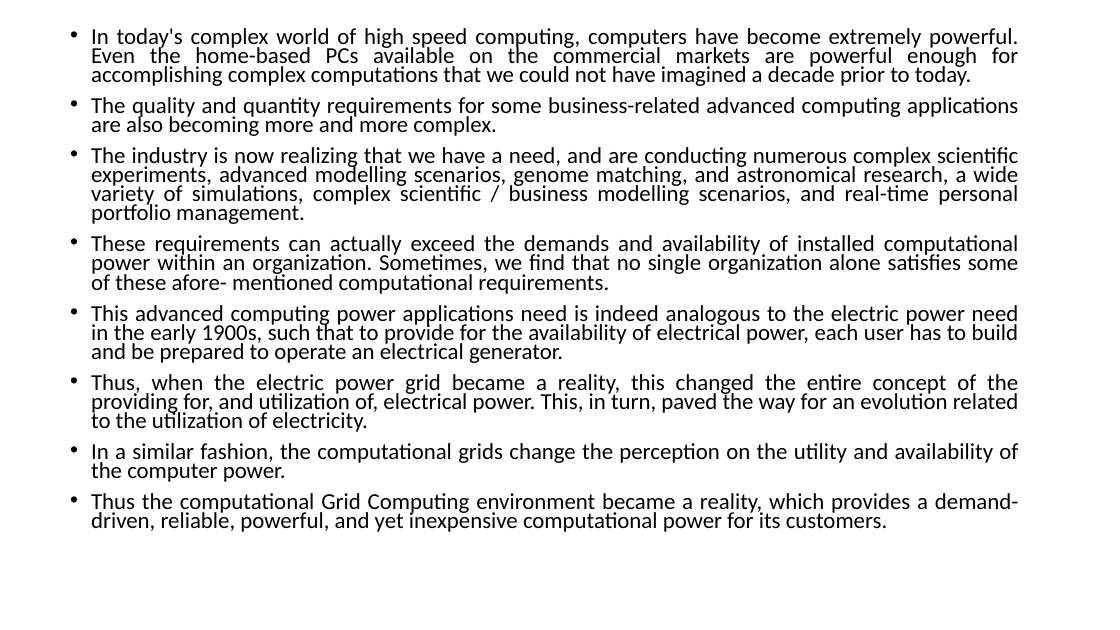
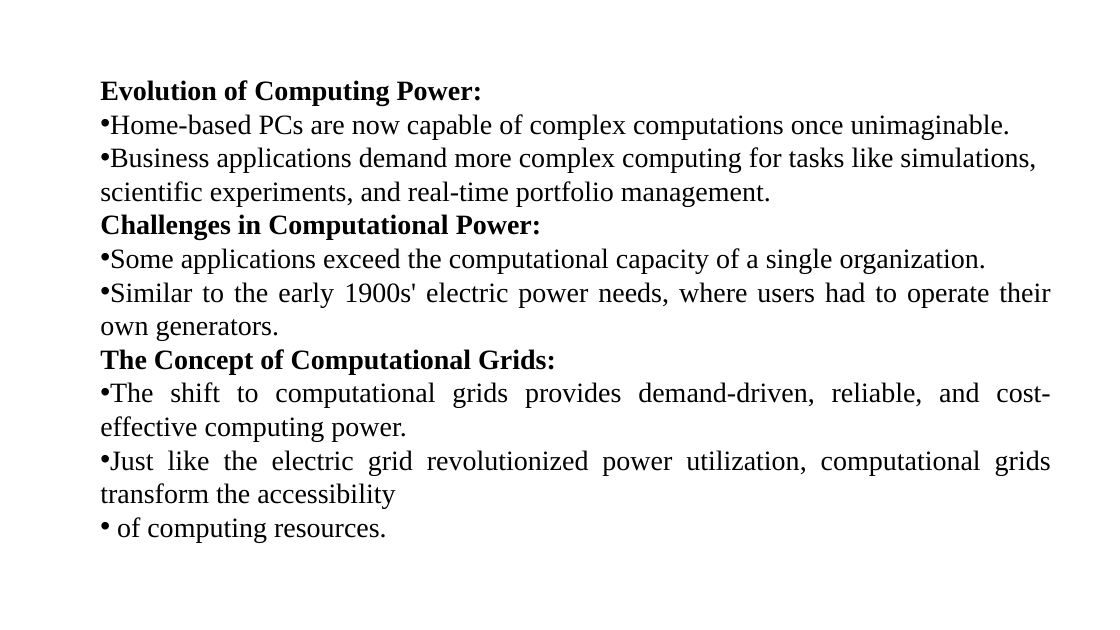
Before and after one commit to CSE-2026/4th-year-sem-2, a slide deck: slide 7 of HPC/UNIT1-PPT.pptx (slide 8 before the commit). Drawn at 1120x630 pixels with LibreOffice and Linux fonts; fonts in the diff are those of the drawing. Boxes give left, top, right and bottom in pixels: in the first picture for what was removed or moved away, otherwise in the second. Text is boxed around its words. In the diff, an @@ line names an element or a change of style, - is before the commit and + after.

```diff
--- a/HPC/UNIT1-PPT.pptx
+++ b/HPC/UNIT1-PPT.pptx
@@ text "Evolution of Computing Power:" at box(100, 80, 1051, 542): vertical alignment top to middle @@
@@ text at box(100, 80, 1051, 542): text changed; size 19.6 to 24 pt; font Calibri to Times New Roman @@
-• In today's complex world of high speed computing, computers have become extremely powerful. Even the home-based PCs available on the commercial markets are powerful enough for accomplishing complex computations that we could not have imagined a decade prior to today.
-• The quality and quantity requirements for some business-related advanced computing applications are also becoming more and more complex.
-• The industry is now realizing that we have a need, and are conducting numerous complex scientific experiments, advanced modelling scenarios, genome matching, and astronomical research, a wide variety of simulations, complex scientific / business modelling scenarios, and real-time personal portfolio management.
-• These requirements can actually exceed the demands and availability of installed computational power within an organization. Sometimes, we find that no single organization alone satisfies some of these afore- mentioned computational requirements.
-• This advanced computing power applications need is indeed analogous to the electric power need in the early 1900s, such that to provide for the availability of electrical power, each user has to build and be prepared to operate an electrical generator.
-• Thus, when the electric power grid became a reality, this changed the entire concept of the providing for, and utilization of, electrical power. This, in turn, paved the way for an evolution related to the utilization of electricity.
-• In a similar fashion, the computational grids change the perception on the utility and availability of the computer power.
-• Thus the computational Grid Computing environment became a reality, which provides a demand-driven, reliable, powerful, and yet inexpensive computational power for its customers.
+Evolution of Computing Power:
+• Home-based PCs are now capable of complex computations once unimaginable.
+• Business applications demand more complex computing for tasks like simulations,
+scientific experiments, and real-time portfolio management.
+Challenges in Computational Power:
+• Some applications exceed the computational capacity of a single organization.
+• Similar to the early 1900s' electric power needs, where users had to operate their own generators.
+The Concept of Computational Grids:
+• The shift to computational grids provides demand-driven, reliable, and cost-effective computing power.
+• Just like the electric grid revolutionized power utilization, computational grids transform the accessibility
+• of computing resources.
```
Also in this commit, not shown: 27 other slides changed, 10 slides added, 4 slides removed, 5 other files.
